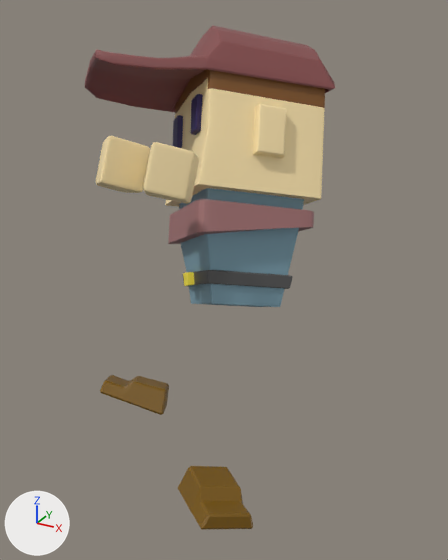
Two versions of the FBX model Assets/Props/Player.fbx, one commit apart.
Camera for both pictures: a camera (50 mm lens) standing at (0.0531, -0.1144, 0.0717) and looking at (-0.0005, -0.0169, 0.0229). Every picture has the same lights, and +X, +Y and +Z are marked at lower left. Both versions are drawn at frame 111 of the action 'Take 001'; the numbers are the values there.

Objects in the first picture: 'Body1', 'Feet_Left', 'Feet_Right', 'Hand_Left', 'Hand_Right'.
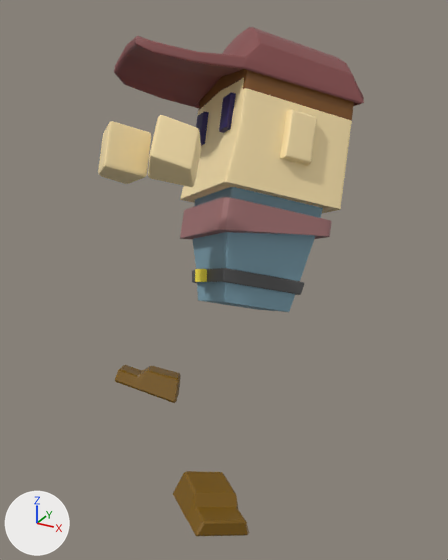
Edits to the scene script, one JSON object a line:
```json
{"op": "set", "path": "ob_hand_right.rotation_euler", "old": "(-2.296, 0.897, -0.597)", "new": "(-2.46, 0.897, -0.597)", "note": "degrees (-132, 51, -34) -> degrees (-141, 51, -34)"}
{"op": "set", "path": "ob_feet_right.location", "old": "(-0.522, 1.798, 2.721)", "new": "(-0.522, 1.798, 2.281)"}
{"op": "set", "path": "ob_hand_left.rotation_euler", "old": "(-2.271, -0.895, 0.577)", "new": "(-2.518, -0.611, 0.933)", "note": "degrees (-130, -51, 33) -> degrees (-144, -35, 53)"}
{"op": "set", "path": "ob_feet_left.location", "old": "(1.21, 1.797, 4.506)", "new": "(1.21, 1.797, 4.649)"}
{"op": "set", "path": "ob_body1.rotation_euler", "old": "(-0.542, -0.625, 0.536)", "new": "(-0.595, -0.575, 0.466)", "note": "degrees (-31, -36, 31) -> degrees (-34, -33, 27)"}
```

What differs and where, as boxes (x1, y1, x2, y2) in the pictures (448 x 560 px):
```json
{"object": "Body1", "change": "turned", "before": [85, 25, 335, 307], "after": [114, 27, 364, 312]}
{"object": "Feet_Left", "change": "moved", "before": [178, 466, 253, 529], "after": [173, 471, 249, 536]}
{"object": "Hand_Left", "change": "turned", "before": [143, 142, 199, 204], "after": [148, 115, 201, 187]}
{"object": "Hand_Right", "change": "turned", "before": [96, 136, 150, 193], "after": [98, 121, 151, 184]}
{"object": "Feet_Right", "change": "moved", "before": [100, 375, 169, 415], "after": [115, 365, 181, 403]}
```
